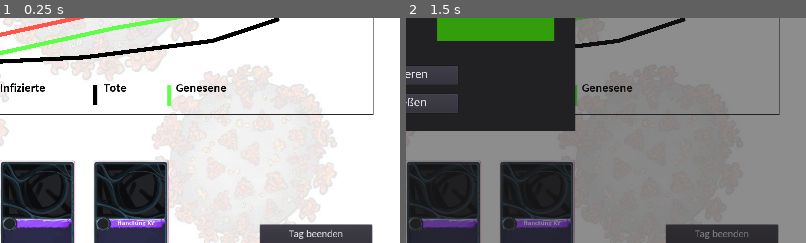
Above: before the commit, frames 1-2 (left to right).
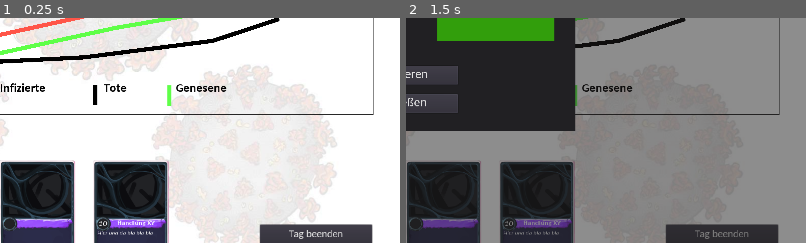
Above: after the commit, the same moments.

Repository: Cards-against-Corona/Cards-against-Corona
Game: Godot game, scene res://Scenes and Scripts/Game.tscn
Same seed, same stepped clock (60 frames per second), same inputs: the game is played once before the commit and once after it.
Inputs (mouse positions are % of the whole screen's width and height, from its top left):
- Up to frame 1 (0.25 s): no input
- Up to frame 2 (1.5 s): click (31, 87) at 0.5 s; click (43, 87) at 1.25 s
The pictures show only the part of the screen within x 50-100%, y 44-94%; the shares and areas given below are measured in that part.

The runs differ from the first frame. In frame 1, 0.1% of the frame differs, in the area x 24-39%, y 90-97%; in frame 2, 0.1%.

Commit message:
Kleine Dinge

Diff:
--- a/Scenes and Scripts/EineKarte.tscn
+++ b/Scenes and Scripts/EineKarte.tscn
@@ -1,11 +1,20 @@
-[gd_scene load_steps=4 format=2]
+[gd_scene load_steps=7 format=2]
 
 [ext_resource path="res://Assets/card_frame.png" type="Texture" id=1]
 [ext_resource path="res://Assets/Fonts/Carlito-Bold.ttf" type="DynamicFontData" id=2]
+[ext_resource path="res://Assets/Fonts/Carlito-Italic.ttf" type="DynamicFontData" id=3]
 
 [sub_resource type="DynamicFont" id=1]
 size = 20
 font_data = ExtResource( 2 )
+
+[sub_resource type="DynamicFont" id=2]
+size = 25
+font_data = ExtResource( 3 )
+
+[sub_resource type="DynamicFont" id=3]
+size = 17
+font_data = ExtResource( 3 )
 
 [node name="EineKarte" type="TextureButton"]
 margin_left = -112.0
@@ -19,7 +28,7 @@
 
 [node name="Sprite" type="Sprite" parent="."]
 
-[node name="Label" type="Label" parent="."]
+[node name="Handlung" type="Label" parent="."]
 margin_left = 53.2067
 margin_top = 212.905
 margin_right = 194.207
@@ -31,3 +40,27 @@
 __meta__ = {
 "_edit_use_anchors_": false
 }
+
+[node name="Effektivität" type="Label" parent="."]
+margin_left = 5.42139
+margin_top = 208.182
+margin_right = 51.4214
+margin_bottom = 246.182
+custom_fonts/font = SubResource( 2 )
+text = "10"
+align = 1
+valign = 1
+__meta__ = {
+"_edit_use_anchors_": false
+}
+
+[node name="Beschreibung" type="Label" parent="."]
+margin_left = 13.0
+margin_top = 251.0
+margin_right = 201.0
+margin_bottom = 294.0
+custom_fonts/font = SubResource( 3 )
+text = "Hier und da bla bla bla"
+__meta__ = {
+"_edit_use_anchors_": false
+}
